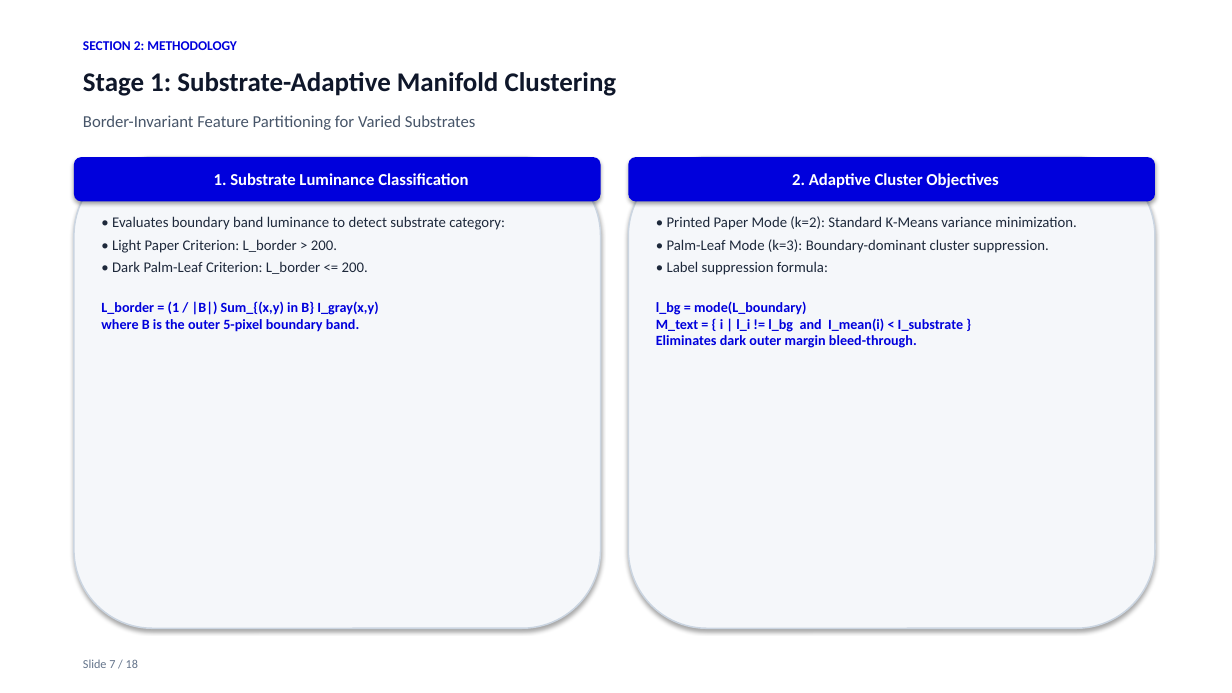
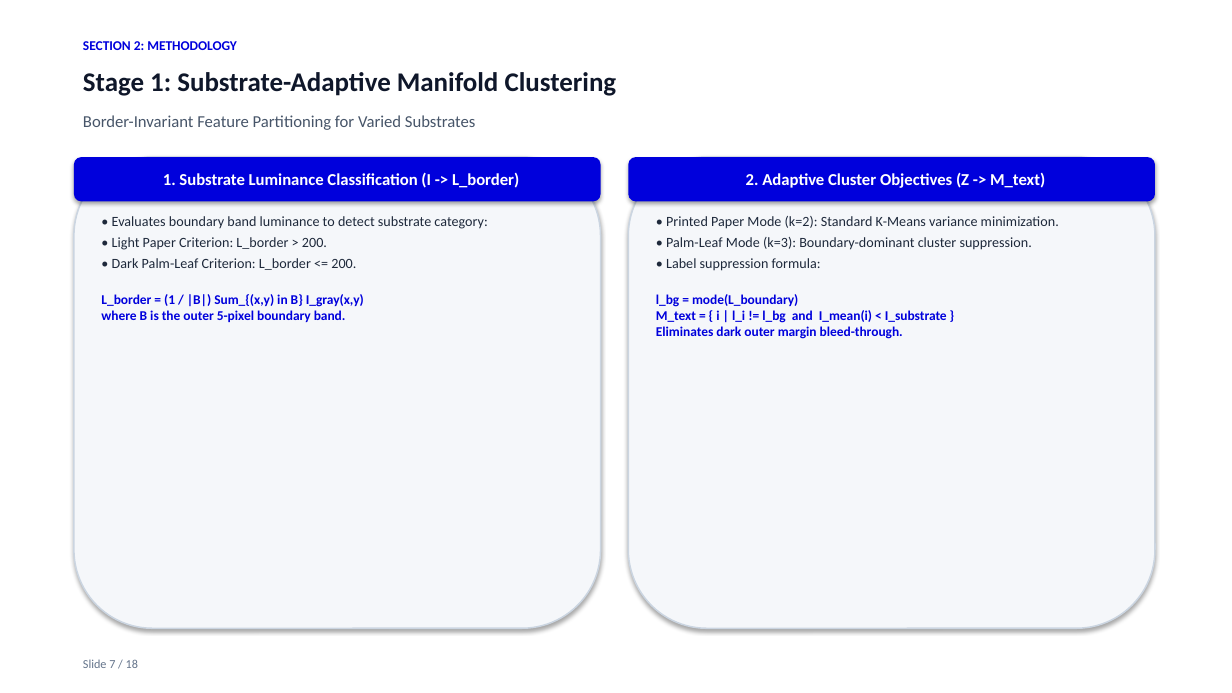
Before and after one commit to Dakshankarthic/Indic, a slide deck: slide 7 of docs/Archival_Manuscript_Layout_Analysis_Presentation.pptx. Drawn at 1232x693 pixels with LibreOffice and Linux fonts; fonts in the diff are those of the drawing. Boxes give left, top, right and bottom in pixels: in the first picture for what was removed or moved away, otherwise in the second. Text is boxed around its words. In the diff, an @@ line names an element or a change of style, - is before the commit and + after.

```diff
--- a/docs/Archival_Manuscript_Layout_Analysis_Presentation.pptx
+++ b/docs/Archival_Manuscript_Layout_Analysis_Presentation.pptx
@@ text in rounded rectangle at box(163, 172, 519, 188): text changed @@
-1. Substrate Luminance Classification
+1. Substrate Luminance Classification (I -> L_border)
@@ text in rounded rectangle at box(746, 172, 1045, 188): text changed @@
-2. Adaptive Cluster Objectives
+2. Adaptive Cluster Objectives (Z -> M_text)
@@ text "• Evaluates boundary band luminance ..." at box(101, 216, 487, 322): size 11.5 to 11 pt in "• Evaluates boundary band luminance to detect ...", "• Light Paper Criterion: L_border > 200.", "• Dark Palm-Leaf Criterion: L_border <= 200."; size 11 to 10.5 pt in "L_border = (1 / |B|) Sum_{(x,y) in ..."; less space between paragraphs @@
@@ text "• Printed Paper Mode (k=2): ..." at box(656, 216, 1059, 339): size 11.5 to 11 pt in "• Printed Paper Mode (k=2): Standard K-Means ...", "• Palm-Leaf Mode (k=3): Boundary-dominant cluster suppressio ...", "• Label suppression formula:"; size 11 to 10.5 pt in "l_bg = mode(L_boundary) M_text = { i ..."; less space between paragraphs @@
```
Also in this commit, not shown: 14 other slides changed, 1 slide added, 1 slide removed, 12 other files.
